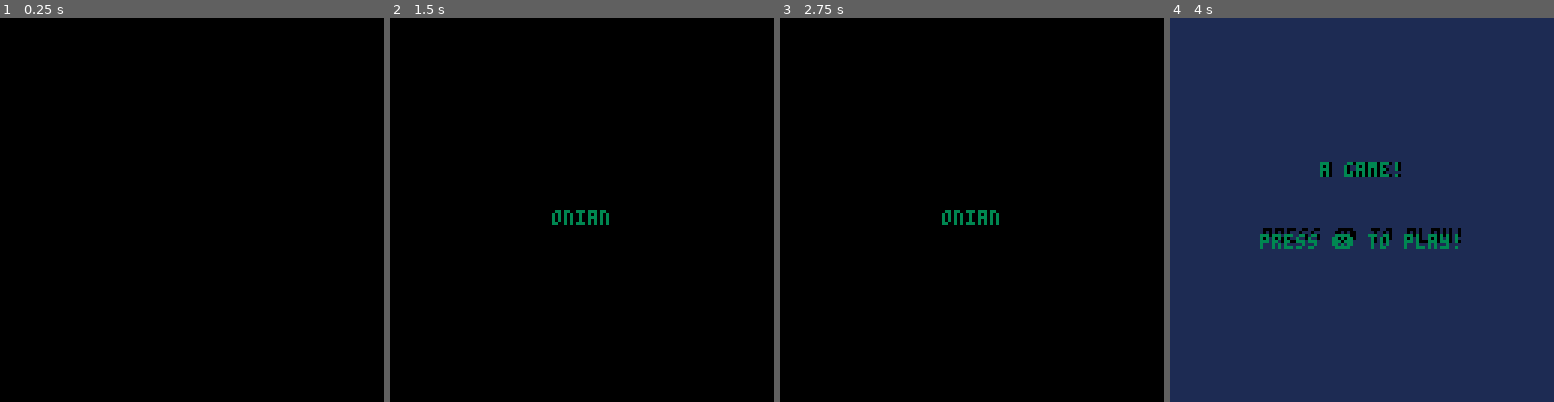
Above: before the commit, frames 1-4 (left to right).
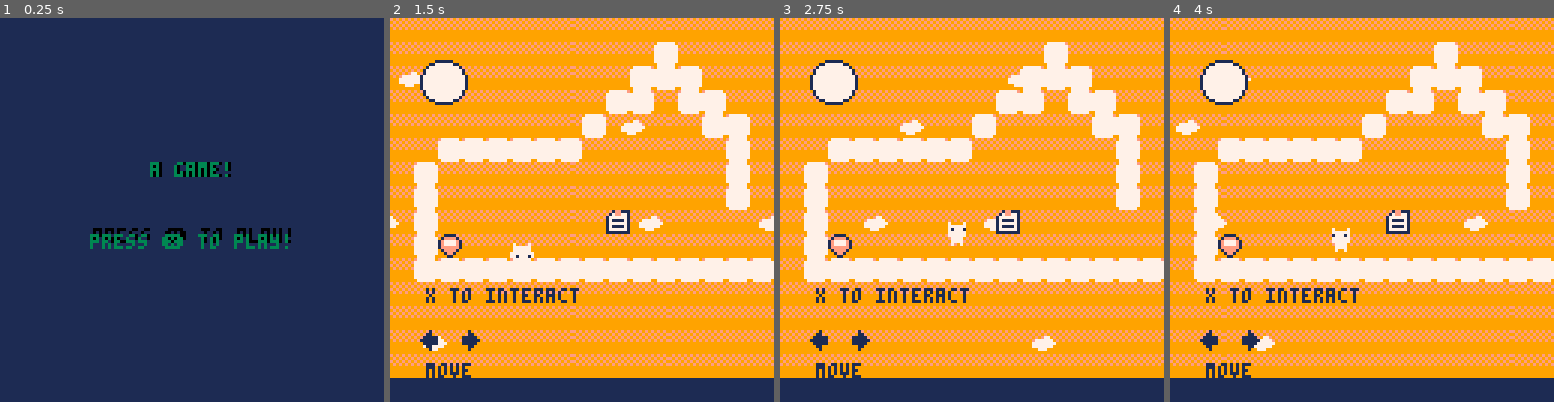
Above: after the commit, the same moments.

Repository: aadhyap/GBJam14
Game: PICO-8 cartridge platformer-game.p8
The game is run twice, just before and just after one commit, with the same random seed, the same clock (stepped at 60 frames per second) and the same inputs.
Inputs:
- Up to frame 1 (0.25 s): no input
- Up to frame 2 (1.5 s): tap X (X key) at 0.33, 1.07 s; tap O (Z key) at 0.7 s
- Up to frame 3 (2.75 s): hold Right 1.6-2.1 s; tap O (Z key) at 1.7, 2.1, 2.5 s; tap X (X key) at 1.85 s; hold Up 2.15-2.42 s; hold Right from 2.47 s (still down)
- Up to frame 4 (4 s): tap O (Z key) at 2.9, 3.3, 3.7 s; tap X (X key) at 2.97 s; release Right at 3.03 s; hold Left 3.08-3.58 s

The runs differ from the first frame. In frame 1, 99% of the frame differs, in the area x 0-100%, y 0-100%; in frame 2, 100%; in frame 3, 100%; in frame 4, 92%.

Commit message:
all dialog finished

Diff:
--- a/platformer-game.p8
+++ b/platformer-game.p8
@@ -3,7 +3,7 @@
 __lua__
 --init file
 function _init()
-intro()
+--intro()
 
 	poke( 0x5f2e, 1 ) --enable hidden colors
 	pal( {[4]=143} ,1 )
@@ -74,7 +74,7 @@
 	{49,17,"x3"},
 	{64,17,"x3"},
 	{81,17,"x3"},
-	{97,17,"x3"},
+	{96,17,"x3"},
 
 	{0,34,"x3"},
 	{17,34,"x3"},
@@ -176,6 +176,8 @@
 --reset player
 	 checkbounds()
 
+	 npc()
+
 
 end
 
@@ -188,23 +190,32 @@
 
 	camera(cx,cy)
 	map(map_x,map_y)
+
+	if levelnum ==1 then
+	print("x to interact",12,90,1)
+		print("move",12,115,1)
+	end
+	if levelnum ==2 then
+	print("jump",12,90,1)
+	end
+	if real_x then
+
+		--print(p.x,12,100, 3)
+		--print(p.y,12,120, 3)
+	end
 	draw_player()
 	text_draw()
 
-	if levelnum ==1 then
-		print("move",12,115,1)
-	end
-	if levelnum ==2 then
-	print("jump",12,90,1)
-	end
-	print(title_cover_list[10],0,120)
 
 
 	if levelnum == 3 and switch_title then
 		title()
 
 
-	end
+
+	end
+
+	draw_npc()
 
 
 
@@ -243,6 +254,7 @@
 	frame=1
 	gravity = 1.5
 	black = true
+	canwalljump = false
 
 
 end
@@ -289,10 +301,10 @@
 
 --wall jump -----------
 	local wall_dir = 0
- if up and col(p.x+7.8, p.y+7) then
+ if up and canwalljump and col(p.x+7.8, p.y+7) then
     wall_dir = 1
     p.flipped = true
- elseif up and col(p.x-0.9, p.y+7) then
+ elseif up and canwalljump and col(p.x-0.9, p.y+7) then
     wall_dir = -1
     p.flipped = true
  end
@@ -301,7 +313,7 @@
 
  // wall jump
  if btnp(⬆️) and (wall_dir != 0)
- and not p.g then
+ and not p.g and canwalljump then
  			animate(17,20,0.01)
     p.dy = -gravity
     p.dx = -wall_dir * 1 * 2
@@ -443,13 +455,10 @@
 function next_level()
 
 	if levelnum ==1 then
-	levelnum = 1
-	end
-
-	if levelnum == 2 then
-	export_lvl_data()
-
-	end
+	levelnum = 2
+	end
+
+
 	levelnum +=1
 	if levelnum ==	8 then
 	music(50,0,5)
@@ -714,9 +723,11 @@
  if reading then -- if tb_init has been called, reading will be true and a text box is being displayed to the player. it is important to do this check here because that way you can easily separete normal game actions to text box inputs.
      tb_update() -- handle the text box on every frame update.
  else
- -- if reading is false, then a text box is not being displayed. here you would put your normal game code. also, calls to brande new text boxes must be made only when reading is false, to avoid errors and conflicts.
-
-  if (btnp(4)) tb_init(1,{"this is a higher pitch voice\nbecause i can speak in\ndifferent voices!","pretty cool, huh? this system\nis simple, but it can be put to\ngreat use!","i bet you are impressed! ♥"})
+
+  --if (btnp(4)) then
+  --tb_init(1,{"this is a higher pitch voice\nbecause i can speak in\ndifferent voices!","pretty cool, huh? this system\nis simple, but it can be put to\ngreat use!","i bet you are impressed! ♥"})
+ --end
+ dialog_lib()
  end
 end
 
@@ -772,20 +783,282 @@
  end
 end
 -->8
--- import + export lvl map data
-function export_lvl_data()
-	local tworld = ""
- map_size_x = 16
- map_size_y = 6
- j = 0
-
- for i = 5, map_size_x-1 do
- 	for j = 4, map_size_y-1 do
- 		tworld = tworld..","..tostr(mget(i,j))
- 	end
- end
-
- printh(tworld,"title.txt",1)
+--dialog library
+
+real_x = 0
+done = false
+real_y = 0
+function dialog_lib()
+
+	if trig(p.x,p.y) == 20
+	or trig(p.x-8,p.y+7) == 20 then
+
+		if btnp(❎) then
+		tb_init(4,{"an empty water bucket mom uses\nto clear out unhealthy clouds"})
+		end
+
+	end
+
+
+	if trig(p.x+8,p.y-8) == 22 or
+	 trig(p.x,p.y-8) == 22
+	or trig(p.x-8,p.y-8) == 22 then
+
+		if btnp(❎) then
+		tb_init(4,{"osho","i had to go run on a delivery","these night owls are causing trouble","please stay away from them!\nand don't get anymore of your\ncrazy ideas!","-love mom"})
+		end
+
+	end
+
+
+	p_map_loc(p.x,p.y)
+	if levelnum == 5 and
+	( real_y >= 20 and real_y < 21) and
+	(real_x < 78 and real_x > 67) then
+
+		if btnp(❎) then
+		tb_init(4,{"osho you better not be\nwandering off again","stay away from those nimbo\nclouds","someone placed them here..."})
+		end
+
+	end
+
+
+if levelnum == 6 and
+	( p.y >= 16 and p.y < 17) and
+	(p.x <37 and p.x > 15) then
+
+		if btnp(❎) then
+		tb_init(4,{"osho, stop this. ","dont follow their bread crumbs.","those night owls only bring\ntrouble"})
+		end
+
+end
+
+if levelnum == 7 and
+	( p.y >= 40 and p.y < 41) and
+	(p.x < 120 and p.x > 75) then
+
+		if btnp(❎) then
+		tb_init(4,{" sun clouds follow the sun...\n not the moon"," go drain some clouds,\n instead of hoppin around."," this is your last warning\n any further youll be\n with the moon"})
+		end
+
+end
+
+if levelnum == 8 and
+	( p.y >= 40 and p.y < 41) and
+	(p.x < 61 and p.x > 27) then
+
+		if btnp(❎) then
+		tb_init(4,{"a tiny sun cloud\nhahaha...","well...\nwhat are you still doing here?","don't you know im a night owl.","boo!","hahahaha"})
+		end
+
+end
+
+if levelnum == 9 and
+	( p.y >= 64 and p.y < 66) and
+	(p.x < 57 and p.x > 39) then
+		if btnp(❎) then
+		tb_init(4,{"the road ahead is not easy","but you probably need this\nfor your journey","this will allow you\nto wall jump","shhh…\nkeep this between us"})
+ 	canwalljump = true
+		done = true
+		end
+		if reading == false and done and canwalljump == true then
+		tb_init(1,{"◆wall jump equipped◆"})
+		done = false
+		end
+
+end
+
+
+if levelnum == 10 and
+	( p.y >= 8 and p.y < 9) and
+	(p.x < 120 and p.x > 80) then
+		if btnp(❎) then
+		tb_init(4,{"hoo gave you that claw?","psst you think you can outbest\nus?"})
+		end
+end
+
+if levelnum == 11 and
+	( p.y >= 48 and p.y < 49) and
+	(p.x < 120 and p.x > 85) then
+		if btnp(❎) then
+		tb_init(4,{"it takes more than just bronze\nto fly through the night.","us owls use our environment,\nwe see things others cannot.","follow paths that are only\nlit for us.","our differences make us\nstronger.","ahh you're a tiny little thing\nyet... i can feel your\nambitious nature"})
+		end
+end
+
+
+if levelnum == 12 and
+	( p.y >= 24 and p.y < 25) and
+	(p.x < 116 and p.x > 90) then
+		if btnp(❎) then
+		tb_init(4,{" how could you understand light,\n when you've never been\n consumed by the dark. "," will you know the value of\n light only when all you've\n seen is dark?"})
+		end
+end
+
+if levelnum == 13 and
+	( p.y >= 96 and p.y < 97) and
+	(p.x < 116 and p.x > 74) then
+		if btnp(❎) then
+		tb_init(4,{"sun cloud...\nyou come from the blindside?","the light can be blinding when\nyou're surrounded by it","but only in the dark can\nyou see the stars","what stars do you see shine\nin you?"})
+		end
+end
+
+if levelnum == 14 and
+	( p.y >= 96 and p.y < 97) and
+	(p.x < 116 and p.x > 90) then
+		if btnp(❎) then
+		music(38,0,5)
+		tb_init(4,{" sun cloud.\n my name is dusk."," we make nimbo clouds by\n blasting them with our wings,\n concentrating more water and"," creating storm clouds."," storms are necessary as much\n as you sun clouds dont like it.","..."," however, you left your home\n town\n ...why?"," sometimes our environment can\n shape who we are...\n or hide who we are."," i wonder if it was the latter."," ...\n you dont say much."," come with me."," there is more to this world\n then just the sky. "})
+		end
+end
+…(5 lines of a section not shown)…
+end
+
+
+function trig(x,y)
+
+return mget(map_x + x/8, map_y + y/8)
+
+end
+
+
+function p_map_loc(x,y)
+
+real_x = map_x + x/8
+real_y = map_y + y/8
+
+end
+
+
+-->8
+--npc files
+--animate(start,
+--end_frame, speed)
+
+flipped_npc = false
+framenpc = 240
+--
+npc_loc = {
+{64,24}, --72 20 to 64 24
+{26, 16},
+{95, 40},
+{51, 60},
+{96, 2},
+{96,40},
+{88, 17},
+{88, 89},
+{104, 89}
+}
+function npc()
+
+if levelnum == 5 then
+	npc_exist = true
+	animatenpc(240,
+	242, 0.1)
+	locn = 1
+
+elseif levelnum == 6 then
+	npc_exist = true
+	animatenpc(242,
+	244, 0.1)
+	locn = 2
+
+elseif levelnum == 7 then
+	npc_exist = true
+	animatenpc(251,
+	253, 0.1)
+	locn = 3
+
+
+elseif levelnum == 9 then
+	npc_exist = true
+	animatenpc(226,
+	228, 0.1)
+	locn = 4
+
+elseif levelnum == 10 then
+	npc_exist = true
+	animatenpc(211,
+	213, 0.1)
+	locn = 5
+
+elseif levelnum == 11 then
+	npc_exist = true
+	animatenpc(247,
+	249, 0.1)
+	locn = 6
+elseif levelnum == 12 then
+	npc_exist = true
+	animatenpc(209,
+	211, 0.1)
+	locn = 7
+
+elseif levelnum == 13 then
+	npc_exist = true
+	animatenpc(247,
+	249, 0.1)
+	locn = 8
+
+elseif levelnum == 14 then
+	npc_exist = true
+	animatenpc(12,
+	14, 0.1)
+	locn = 9
+
+else
+npc_exist = false
+
+end
+
+
+-- flip npc
+if npc_exist then
+	npc_x =  npc_loc[locn][1]
+	npc_y =  npc_loc[locn][2]
+	if p.x <= npc_x and levelnum != 14 then
+			flipped_npc = true
+		else
+			flipped_npc = false
+	end
+
+end
+
+end
+
+
+function draw_npc()
+
+if npc_exist and levelnum >= 5 and levelnum < 15  then
+spr(framenpc,npc_x,npc_y,1,1,flipped_npc)
+end
+…(6 lines of a section not shown)…
+end
+
+
+
+function animatenpc(startnpc,
+end_framenpc, speednpc)
+
+
+--animation------------------
+	if framenpc<startnpc then
+	 framenpc = startnpc
+	end
+		if framenpc < end_framenpc - speednpc
+	 then
+			framenpc+=speednpc
+		else
+			framenpc=startnpc
+		end
+
 
 end
 
@@ -918,39 +1191,39 @@
 
 
 __gff__
-0000000000000000000000000100000000000000000000000000000000000000000000000000000000000000000000000000000000000000000000000000000000010400010800040000010000000000000100000080090400000000000000000001000000000000000000800000000000000000010000000000000000000000
+0000000000000000000000000000000000000000010000000000000000000000000000000000000000000000000000000000000000000000000000000000000000010400010800040000000000000000000100000080090400000000000000000001000000000000000000800000000000000000010000000000000000000000
 0000000000000000000000000000000000000000000000000000000000000000000000000000000000000000000000000000000000000000000000000000000000000000000000000000000000000000000000000000000000000000000000000000000000000000000000000000000000000000000000000000000000000000
 __map__
-0000000000000000000000000000000043000000000000000000000000000000004300000000000000000000000000000077777777777777777777777777777777777900000000000000000000000000007900000000000000000000000000000000000000000000000000000000000000000000000000000000000000000000
-0000000000000000000000000000000043000000000000000000000000000000004300000000000000000000000000000077777777777777777777777777777777777900000000000000000000000000007900000000000000000000000000000000002a2b000000282900000000000000000000000000000000000000000000
-0000000000000000000000000053000043000000000000000000000000000000004300000000000000000000000000000077777777777777777777777777777777777900000000000000000000540000007900000000000000000000000000000000003a3b000000383900000000000000000000000000000000000000000000
-0000000000000000000000000000000043000000000000000000000000000000004300000000000000000000000000000077777777777777777777777777777777777900000000000000000000000000007900000000000000000000000000000000000000000000000000000000000000000000000000000000000000000000
-0000000000005300000000000000000043000052000000000000000000000000004300000000000000000000000000000077777777777777777777777777777777777900540000000000000000000000007900000000000000000000000000000000000000000000000000000000000000000000000000000000000000000000
-0000000000000000000000000000000043000000000000000000000000000000004300000000000000000000000000000077777777777777777777777777777777777900000000000000000000000000007900000000000000000000000000000000000000000000000000000000000000000000000000000000000000000000
-0000000000000000000000000000000043000000000000000000000000000000004300000000000000000000000000000077777777777777777777777777777777777900000000000000000000000000007900000000000000000000000000000000000000000000000000000000000000000000000000000000000000000000
-0000000000000000000000000000000043000000000000000000000000000000004300000000000000000000000000000077777777777777777777777777777777777900000000000000000000000000007900000000000000000000000000000000000000000000000000000000000000000000000000000000000000000000
+4900000000000000000000000000000043000000000000000000000000000000004300000000000000000000000000000077777777777777777777777777777777777900000000000000000000000000007900000000000000000000000000000000000000000000000000000000000000000000666666666666666666666666
+0000000000000000000058000000000043000000000000000000000000000000004300000000000000000000000000000077777777777777777777777777777777777900000000000000000000000000007900000000000000000000000000000000002a2b000000282900000000000000000000666666666666666666666666
+0000000000000000000000000049000043000000000000000000000000000000004300000000000000000000000000000077777777777777777777777777777777777900000000000000000000540000007900000000000000000000000000000000003a3b000000383900000000000000000000666666666666666666666666
+0058000000000000000000000000000043000000000000000000000000000000004300000000000000000000000000000077777777777777777777777777777777777900000000000000000000000000007900000000000000000000000000000000000000000000000000000000000000000000666672666666666666666666
+0000000000004800000000000000000043000052000000000000000000000000004300000000000000000000000000000077777777777777777777777777777777777900540000000000000000000000007900000000000000000000000000000000000000000000000000000000000000000000726666666666666666666666
+0000000000000000000000000058000043000000000000000000000000000000004300000000000000000000000000000077777777777777777777777777777777777900000000000000000000000000007900000000000000000000000000000000000000000000000000000000000000000000666672666666667266666666
+0000000000000000000000000000000043000000000000000000000000000000004300000000000000000000000000000077777777777777777777777777777777777900000000000000000000000000007900000000000000000000000000000000000000000000000000000000000000000000666666666666666666666666
+0000000000000000000000000000000043000000000000000000000000000000004300000000000000000000000000000077777777777777777777777777777777777900000000000000000000000000007900000000000000000000000000000000000000000000000000000000000000000000666666666666666666666666
 0000000000000000000000000000000043000000000000000000000052000000004300000000000000000000000000000077777777777777777777777777777777777900000000540000000054000000007900000000000000000000000000000000000000000000000000000000000000000000000000000000000000000000
-0000000000000000005300000000000043000000520000000000000000000000004300000000000000000000000000000077777777777777777777777777777777777900000000000000000000000000007900000000000000000000000000000000000000000000000000000000000000000000000000000000000000000000
-0000000000000000000000000000000043000000000000000000000000000000004300000000000000000000000000000077777777777777777777777777777777777900000000000000000000000000007900000000000000000000000000000000000000000000000000000000000000000000000000000000000000000000
-0000000000000000000000000000000043000000000000000000000000000000004300000000000000000000000000000077777777777777777777777777777777777900000000000000000000000000007900000000000000000000000000000000000000000000000000000000000000000000000000000000000000000000
-0000000000000053000000000000000043000000000000000000000000000000004300000000000000000000000000000077777777777777777777777777777777777900000000000000000000000000007900000000000000000000000000000000000000000000000000000000000000000000000000000000000000000000
-0000000000000000000000000000000043000000000000000000000000000000004300000000000000000000000000000077777777777777777777777777777777777900000000000000000000005400007900000000000000000000000000000000000000000000000000000000000000000000000000000000000000000000
+0000580000000000005800000000000043000000520000000000000000000000004300000000000000000000000000000077777777777777777777777777777777777900000000000000000000000000007900000000000000000000000000000000000000000000000000000000000000000000757575757575757575757575
+0000000000000000000000000000000043000000000000000000000000000000004300000000000000000000000000000077777777777777777777777777777777777900000000000000000000000000007900000000000000000000000000000000000000000000000000000000000000000000000000757500000000000000
+0000000000000000000000000000000043000000000000000000000000000000004300000000000000000000000000000077777777777777777777777777777777777900000000000000000000000000007900000000000000000000000000000000000000000000000000000000000000000000000000007500000000000000
+0000000000000049000000000000000043000000000000000000000000000000004300000000000000000000000000000077777777777777777777777777777777777900000000000000000000000000007900000000000000000000000000000000000000757575757575757500757575757575757575757500000000000000
+0048000000000000000000000058000043000000000000000000000000000000004300000000000000000000000000000077777777777777777777777777777777777900000000000000000000005400007900000000000000000000000000000000000000000000000000000000000000000000000000000000000000000000
 0000000000000000000000000000000043000000000000000000000000000000004300000000000000000000000000000077777777777777777777777777777777777900000000000000000000000000007900000000000000000000000000000000000000000000000000000000000000000000000000000000000000000000
 0000000000000000000000000000000043000000000000000000000000000000004300000000000000000000000000000075757575757575757575757575757575757900000000000000000000000000007900000000000000000000000000000000000000000000000000000000000000000000000000000000000000000000
 4343434343434343434343434343434343434343424343434343434343434343434343434343434343434343434343430078787575757575757575757575757575757575757575757575757575757575757575757575757575757575757575757575000000000000000000000000000000000000000000000000000000000000
 0000000000000000000000000000000000000000000000000000000000000000000000000000000000000000000000000000000000000000000000000000000000000000000000000000000000000000000000000000000000000000000000005151515151515151515151515151515151000000000000000000000000000000
 0000000000000000000000510000000051000000000000000000000000000000510000000000000000000000000000005100000000000000000000000000000051000000000000000000000000000000510000000000000000000000000000005100000000000000000000000000000051000000000000000000000000000000
 0000000000000000000051745100000051000000000000000000000000000000510000000000000000000000000000005100000000000000000000000000000051000000000000000000000000000000510000000000000000000000000000005100000000000000000000000000000051000000000000000000000000000000
-0000000000000000005174007451000051000000000000000000000000000000510000000000000000000000000000005100000000000000000000000000000051000000000000000000000000000000515651515100000051000000000000005100000000000000000000000000000051000000000000000000000000000000
-0000000000000000510000000051510051000000000000000000000000000000510000000000000000000000000000475100000000000051470000000000000000000000000000510000000000000000510000000000000000000000005100005100000000000041000000000000000051000000000000000000000000000000
-0000515151515151000000000000740051000000000000000000000000000000510000000000000000000000000000575100000000000051570000000000000000004141410000000000005100000000510000000000000000000051000000005100000041000000000000000000000051000000000000000000000000000000
-0051000000000000000000000000740051000000000000000000000000000000510000000000000000000000000000515151515151000051510000510000000000000000000000000000000000000000000000000051000000510000000000005100004100000000000041000000000051000000000000000000000000000000
-0074000000000000000000000000740000000000000000000000000000000047510000000000000000000000410000005100000000000051515100000000410000000000000000000000000000000000515151000000000000000000000000005151004100000000000000000000000051000000000000000000000000000000
+0000000000000000005174007451000051000000000000000000000000000000510000000000000000000000000000005100000000000000000000000000000051000000000000000000000000000000515651515151000051005100000000005100000000000000000000000000000051000000000000000000000000000000
+0000000000000000510000000051510051000000000000000000000000000000510000000041410000414100414100475100000000000051470000000000000000000000000000515151000000000000510000000000000000000000005100005100000000000041000000000000000051000000000000000000000000000000
+0000515151515151000000000000740051000000000000000000000000000000514100000000000000000000000000575100000000000051570000000000000000004141410000000000005100000000510000000000000000000051000000005100000041000000000000000000000051000000000000000000000000000000
+0051000000000000000000000000740051000000000000000000000000000000510000410000000000000000000000515151515151000051510000510000000000000000000000000000000000000000000000000051000000510000000000005100004100000000000041005151515151000000000000000000000000000000
+0074000000000000000000000000740000000000000000000000000000000047510000000000005100000000000000005100000000000051515100000000410000000000000000000000000000000000515151000000000000000000000000005151004100000000000000000000000051000000000000000000000000000000
 0074000000000000001600000000420000000000000000000000000000000057510000000000515151000000000000005100000000000000000000000041000000000000000000005100000000560000510000000000000000000000000000005100564100000000000000000000000051000000000000000000000000000000
-0074000000000000000000000000424500515151510051000000515100005151515151515100000000410000000000515100000056000000000000414100000000000000000000000041000000000000510000000000000000000000000000005100000000000041000000000000000051000000000000000000000000000000
-0074000000515151515151515151515151747474690000005100747400007474517474747400000000005141005600005100000000510000004100000000000051000000000000000000410000000000510000000000000000510000000000005100004100000000000000000000000051000000000000000000000000000000
-0074140000517400000000000000000051000000000000000000000000000000510000000000000000000000000000005100000000515151410000000000000051000000004100000000004100000000510000004100000000514141414141415100000000000000004141414141414151000000000000000000000000000000
-0074515151747400000000000000000051000000000000000000000000000000510000000000000000000000000000005100000000000000000000000000000051000000000000000000005151515151510000000000000000000000005700005100000000000000000000000000000051000000000000000000000000000000
+0074140000000000000000000000424500515151510051000000515100005151515151515100000000410000000000515100000056000000000000414100000000000000000000000041000000000000510000000000000000000000000000005100000000000041000000000000000051000000000000000000000000000000
+0074515151515151515151515151515151747474690000005100747400005151515151515100000000005141005600005100000000510000004100000000000051000000000000000000410000000000510000000000000000510000000000005100004100000000000000000000000051000000000000000000000000000000
+0000000000000000000000000000000051000000000000000000000000000000510000000000000000000000000000005100000000515151410000000000000051000000004100000000004100000000510000004100000000514141414141415100000000000000004141414141414151000000000000000000000000000000
+0000000000000000000000000000000051000000000000000000000000000000510000000000000000000000000000005100000000000000000000000000000051000000000000000000005151515151510000000000000000000000005700005100000000000000000000000000000051000000000000000000000000000000
 0068006a00000000000000000000000051000000000000000000000000000000510000000000000000000000000000005100000000000000000000000000000051000000000000000000000000470000510000000000004100000000005700005100000000004100000000000000570051000000000000000000000000000000
 0000000000000000000000000000000051000000000000000000000000000000510000000000000000000000000000005100000000000000000000000000000051000000000000410000000000570000510000000000000000004141515151515100000000000041000000000000570051000000000000000000000000000000
 
Not shown, changed: 96 lines of the sprite sheet (__gfx__) section of platformer-game.p8
